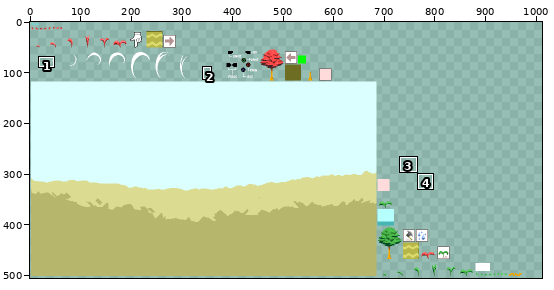
Sprite sheet: core/assets/img/images.png. The picture above shows the old version from afar; the outline marks the close-up.
Close-up. Before the commit:
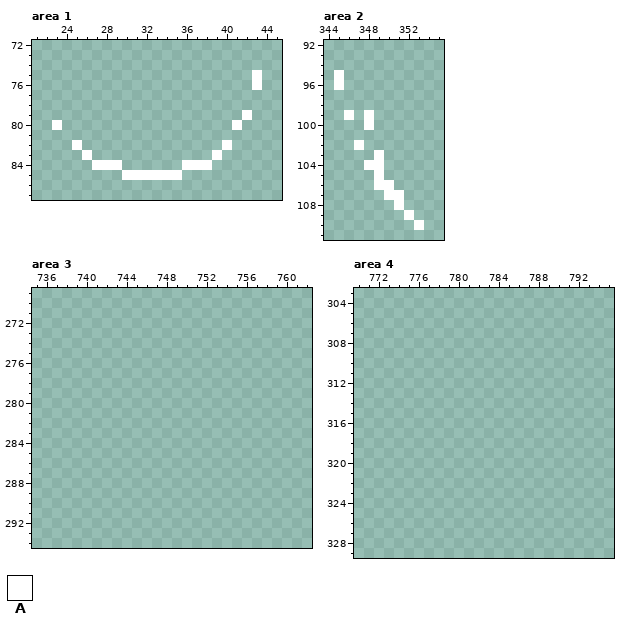
The file is 1024x512 pixels. Shown: area 1: x 21..45, y 72..87; area 2: x 344..355, y 92..111; area 3: x 735..762, y 269..294; area 4: x 770..795, y 303..329. The wide view leaves out empty margins. The commit also changed other parts of the picture, which this record leaves out.
Palette (. is transparent): A #ffffff
Pixels before, area 1, first column x 23:
75 ....................A
76 ....................A
77 .....................
78 .....................
79 ...................A.
80 A.................A..
81 .....................
82 ..A..............A...
83 ...A............A....
84 ....AAA......AAA.....
85 .......AAAAAA........
Pixels before, area 2, first column x 345:
 95 A........
 96 A........
 97 .........
 98 .........
 99 .A.A.....
100 ...A.....
101 .........
102 ..A......
103 ....A....
104 ...AA....
105 ....A....
106 ....AA...
107 .....AA..
108 ......A..
109 .......A.
110 ........A
Once edited:
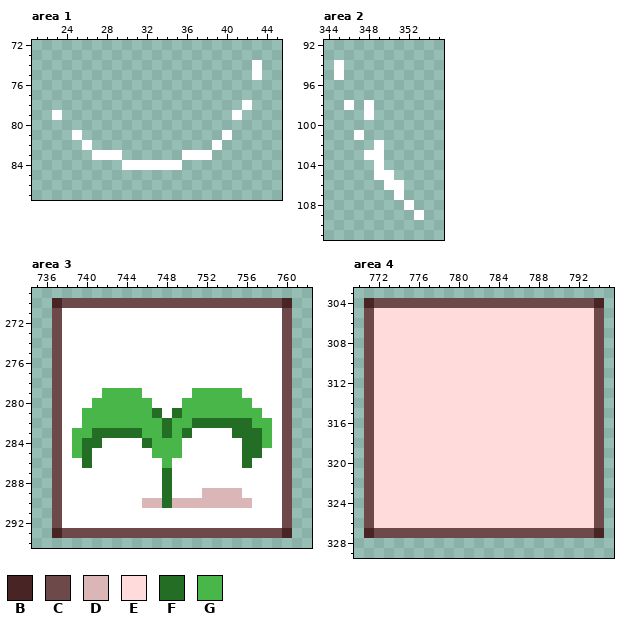
Colours new in this view: B #492424  C #6d4949  D #dbb6b6  E #ffdbdb  F #246d24  G #49b649
What changed:
Area 1:
Colour A is added in row 74 at x 43; in row 78 at x 42; in row 79 at x 23 and 41; in row 81 at x 25 and 40; in row 82 at x 26 and 39; in row 83 at x 27 to 29 and 36 to 38.
Colour A is added in row 84 at x 30 to 35.
Colour A is gone in row 76 at x 43; in row 79 at x 42; in row 80 at x 23 and 41; in row 82 at x 25 and 40; in row 83 at x 26 and 39; in row 84 at x 27 to 29 and 36 to 38.
Colour A is gone in row 85 at x 30 to 35.
Area 2:
Colour A is added in row 94 at x 345; in row 98 at x 346 and 348; in row 101 at x 347; in row 102 at x 349; in row 103 at x 348; in row 105 at x 350.
Colour A is added in row 106 at x 351; in row 108 at x 352; in row 109 at x 353.
Colour A is gone in row 96 at x 345; in row 99 at x 346; in row 100 at x 348; in row 102 at x 347; in row 104 at x 348; in row 106 at x 349.
Colour A is gone in row 107 at x 350; in row 108 at x 351; in row 109 at x 352; in row 110 at x 353.
Area 3:
Colour A is added in rows 271 to 278 at x 738 to 759; in row 279 at x 738 to 741, 746 to 750 and 756 to 759; in row 280 at x 738 to 740, 747 to 749 and 757 to 759; in row 281 at x 738 to 739, 748 and 758 to 759; in row 282 at x 738 to 739 and 759; in row 283 at x 738, 751 to 754 and 759.
Colour A is added in row 284 at x 738, 742 to 745, 750 to 755 and 759; in row 285 at x 738, 741 to 746, 750 to 755 and 758 to 759; in row 286 at x 738 to 739, 741 to 747, 749 to 755 and 757 to 759; in rows 287 to 288 at x 738 to 747 and 749 to 759; in row 289 at x 738 to 747, 749 to 751 and 756 to 759; in row 290 at x 738 to 745 and 757 to 759.
Colour A is added in rows 291 to 292 at x 738 to 759.
Colour B is added in row 270 at x 737 and 760; in row 293 at x 737 and 760.
Colour C is added in row 270 at x 738 to 759; in rows 271 to 292 at x 737 and 760; in row 293 at x 738 to 759.
Colour D is added in row 289 at x 752 to 755; in row 290 at x 746 to 747 and 749 to 756.
Colour F is added in row 281 at x 747 and 749; in row 282 at x 748 and 751 to 756; in row 283 at x 741 to 745, 748, 750 and 755 to 757; in row 284 at x 740 to 741, 746 and 756 to 757; in row 285 at x 740 and 756 to 757; in row 286 at x 740 and 756.
Colour F is added in rows 287 to 290 at x 748.
Colour G is added in row 279 at x 742 to 745 and 751 to 755; in row 280 at x 741 to 746 and 750 to 756; in row 281 at x 740 to 746 and 750 to 757; in row 282 at x 740 to 747, 749 to 750 and 757 to 758; in row 283 at x 739 to 740, 746 to 747, 749 and 758; in row 284 at x 739, 747 to 749 and 758.
Colour G is added in row 285 at x 739 and 747 to 749; in row 286 at x 748.
Area 4:
Colour B is added in row 304 at x 771 and 794; in row 327 at x 771 and 794.
Colour C is added in row 304 at x 772 to 793; in rows 305 to 326 at x 771 and 794; in row 327 at x 772 to 793.
Colour E is added in rows 305 to 326 at x 772 to 793.
